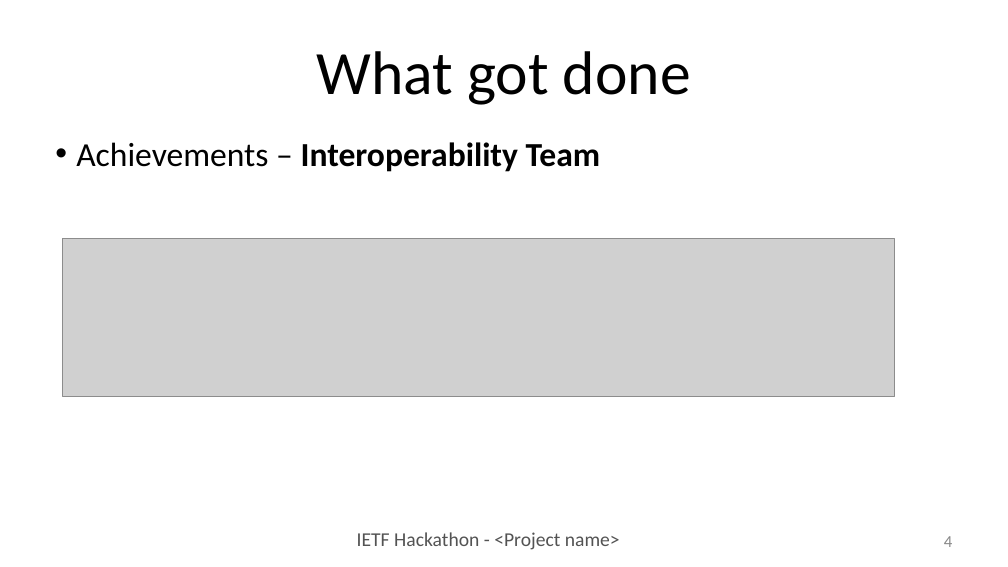
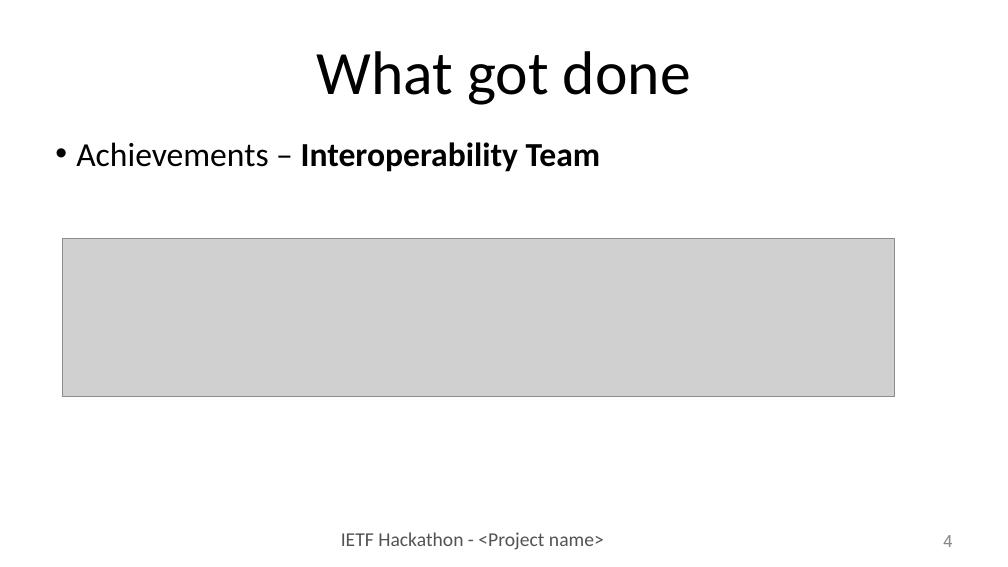
Before and after one commit to IETF-Hackathon/ietf102-project-presentations, a slide deck: slide 4 of hackathon_presentation_tls13.pptx. Drawn at 1008x567 pixels with LibreOffice and Linux fonts; fonts in the diff are those of the drawing; grey boxes stand for pictures. Boxes give left, top, right and bottom in pixels: in the first picture for what was removed or moved away, otherwise in the second. Text is boxed around its words. In the diff, an @@ line names an element or a change of style, - is before the commit and + after.

```diff
--- a/hackathon_presentation_tls13.pptx
+++ b/hackathon_presentation_tls13.pptx
@@ text "IETF Hackathon - <Project name>": place and size @@
-text "IETF Hackathon - <Project name>" at (357,532,620,550)
+text "IETF Hackathon - <Project name>" at (341,532,604,550)
@@ page number at (943,535,952,547): font Calibri to Roboto @@
```
Also in this commit, not shown: 8 other slides changed.
